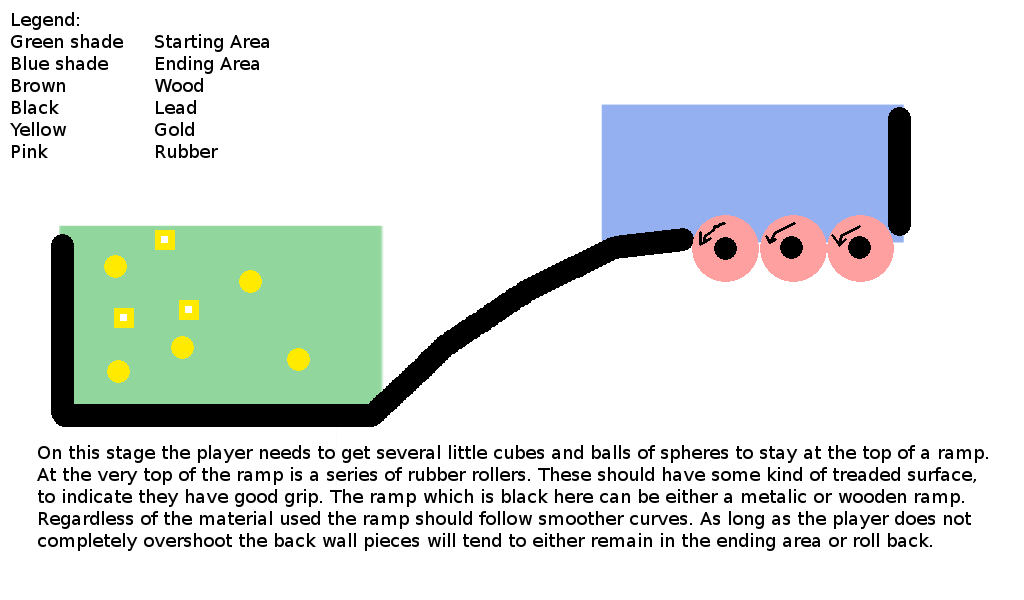
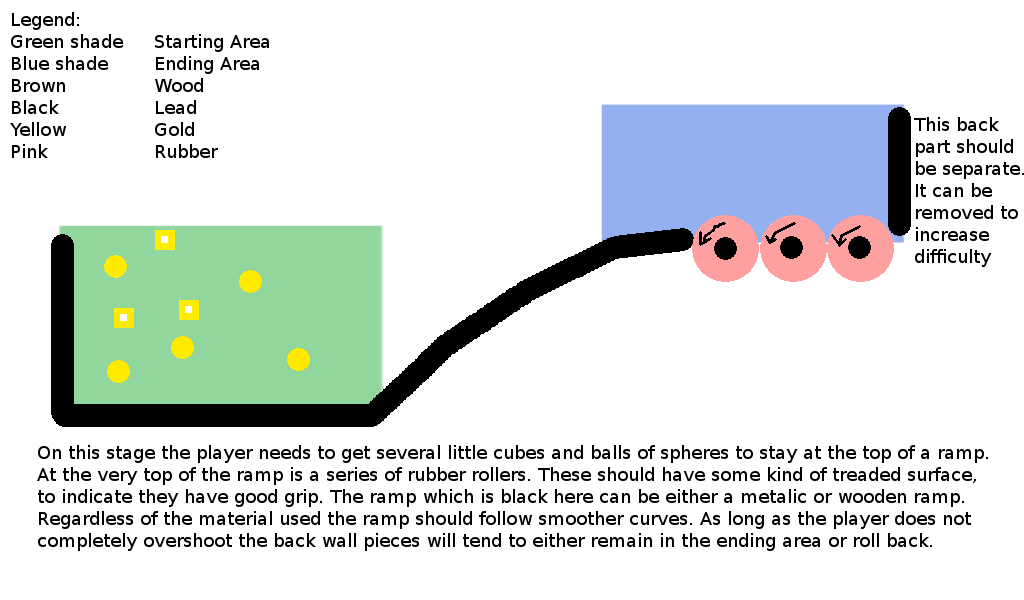
Layers edited between the first and the second 1024 x 600 image:
added layer "This back ..." above "Legend: ..." over bbox(914, 117, 1024, 267)
